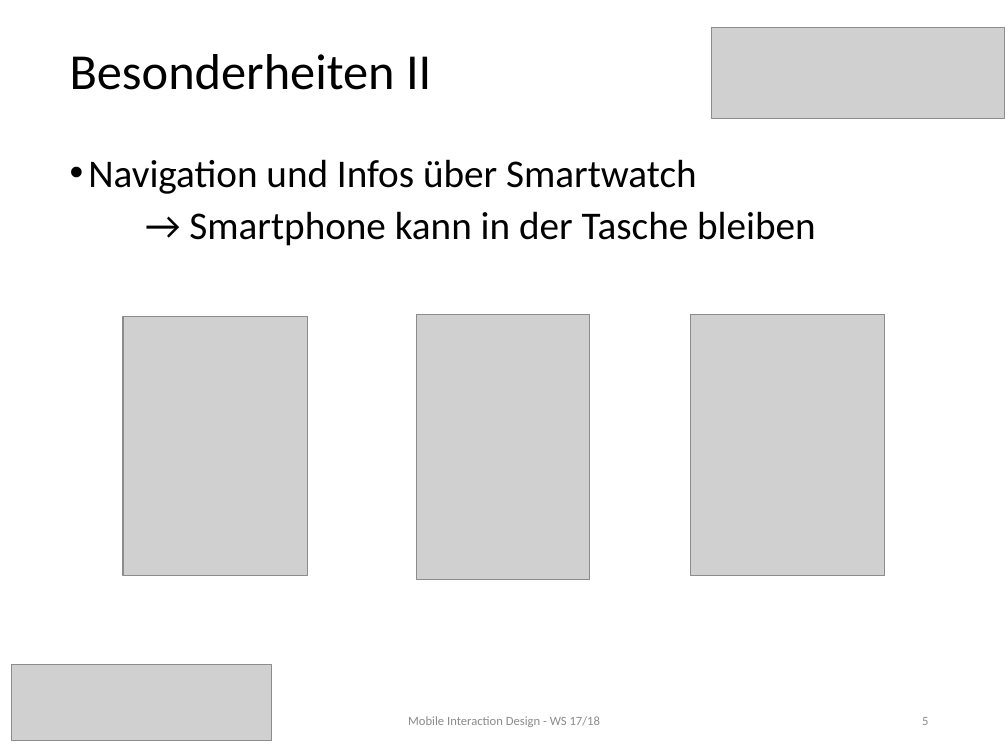
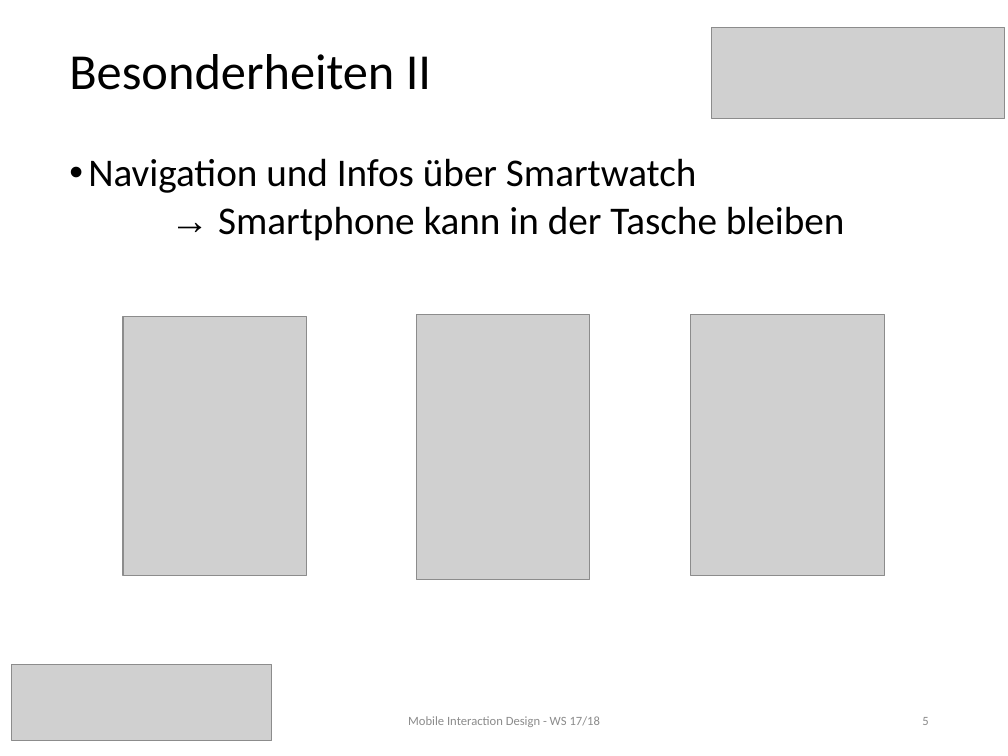
Before and after one commit to MIDw17group02/sightseeingApp, a slide deck: slide 5 of NiceTours Presentation.pptx. Drawn at 1008x756 pixels with LibreOffice and Linux fonts; fonts in the diff are those of the drawing; grey boxes stand for pictures. Boxes give left, top, right and bottom in pixels: in the first picture for what was removed or moved away, otherwise in the second. Text is boxed around its words. In the diff, an @@ line names an element or a change of style, - is before the commit and + after.

```diff
--- a/NiceTours Presentation.pptx
+++ b/NiceTours Presentation.pptx
@@ text "Navigation und Infos über Smartwatch" at <box>88,158,845,241</box>: font Calibri to Arial in "→"; less space between paragraphs; line spacing 0.9 to 1 @@
@@ text "Mobile Interaction Design - WS ..." at <box>408,716,600,727</box>: text colour #8C8C8C to #8B8B8B @@
```
Also in this commit, not shown: 7 other slides changed, 3 slides added.
